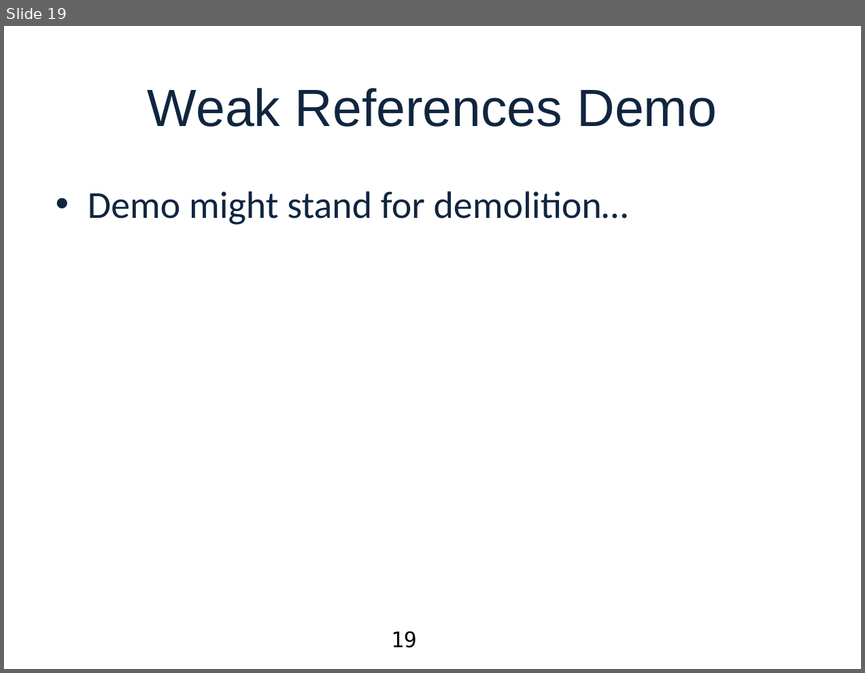
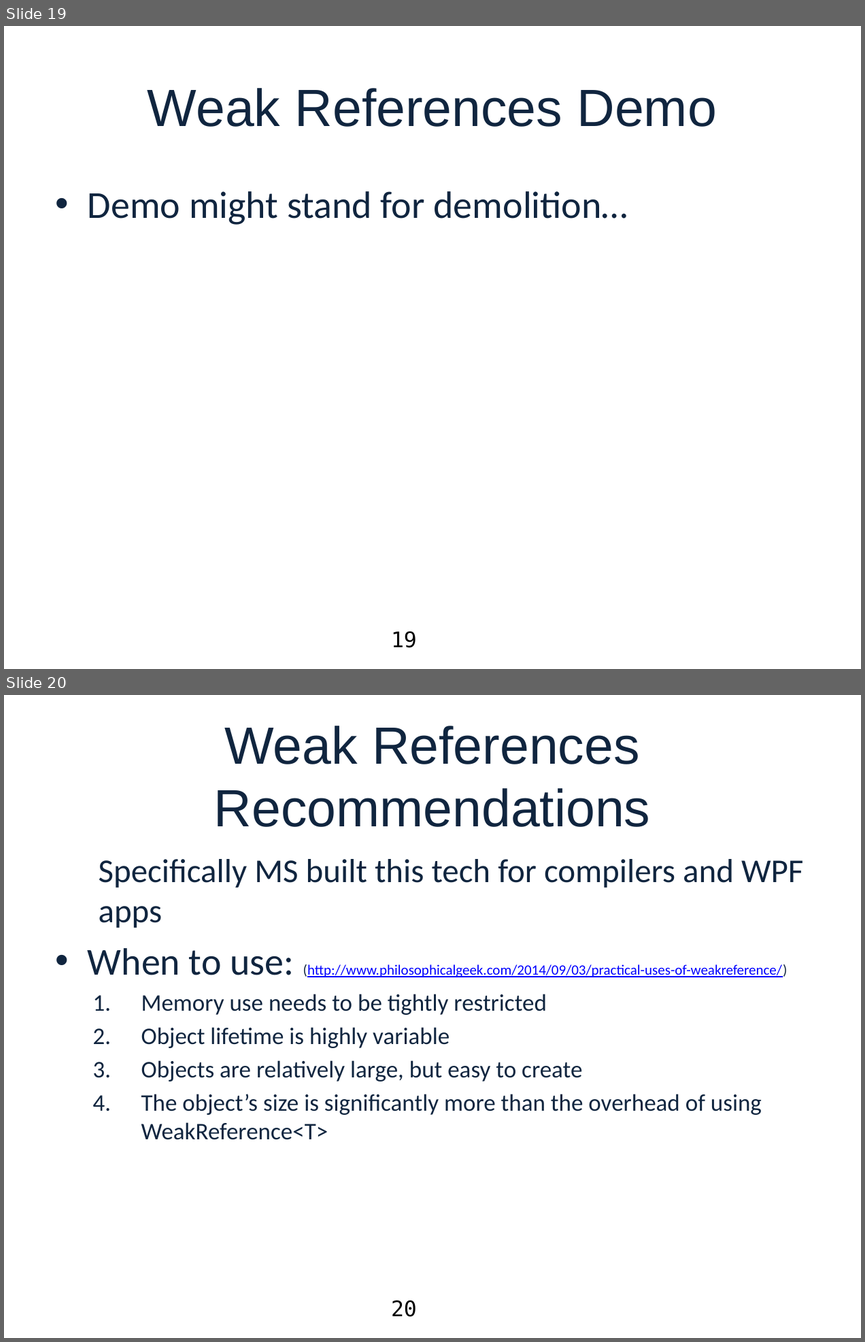
Before and after one commit to swageblock/DotNetMemoryManagementDemos, a slide deck: MOBettaMemory.pptx. Shown one above the other, each under a label of ours: slide 19 before the commit, slides 19 and 20 after it. The pictures are 865x673 and 865x1342 pixels, drawn with LibreOffice and Linux fonts; fonts in the diff are those of the drawing; background and template pictures are left out. Boxes give left, top, right and bottom in pixels: in the first picture for what was removed or moved away, otherwise in the second. Text is boxed around its words. In the diff, an @@ line names an element or a change of style, - is before the commit and + after.

```diff
--- a/MOBettaMemory.pptx
+++ b/MOBettaMemory.pptx
@@ slide 20 added at <box>4,695,861,1338</box>, background picture (left out) @@
@@ title added at <box>214,726,651,827</box>, 44 pt, text #10253F @@
+Weak References Recommendations
@@ text added at <box>88,859,803,1140</box>, 20 pt, text #10253F @@
+  Specifically MS built this tech for compilers and WPF apps
+• When to use: (http://www.philosophicalgeek.com/2014/09/03/practical-uses-of-weakreference/)
+  1. Memory use needs to be tightly restricted
+  2. Object lifetime is highly variable
+  3. Objects are relatively large, but easy to create
+  4. The object’s size is significantly more than the overhead of using WeakReference<T>
@@ page number added at <box>391,1300,417,1317</box>, 18 pt, text #000000 @@
+20
```
Also in this commit, not shown: 1 slide changed, 2 other slides added, 17 other files.
